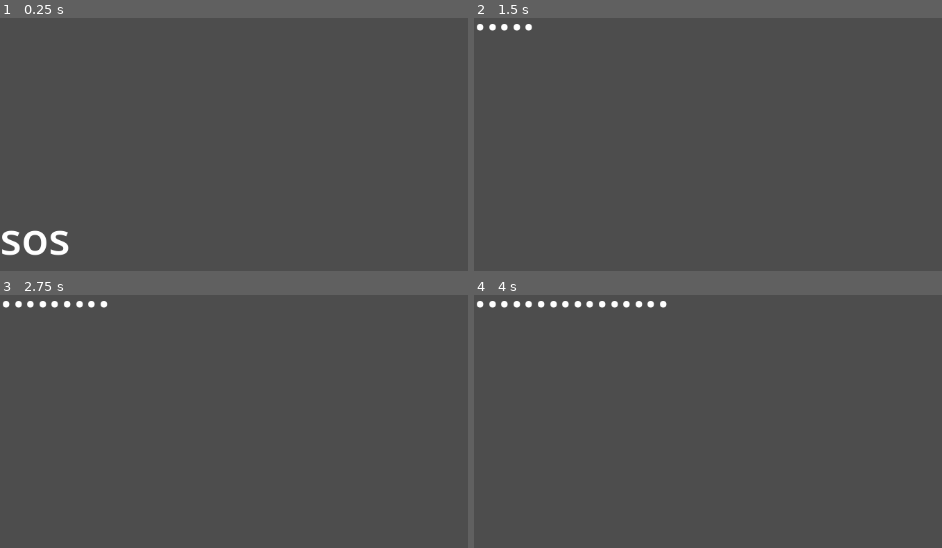
Above: before the commit, frames 1-4 (two rows, left to right).
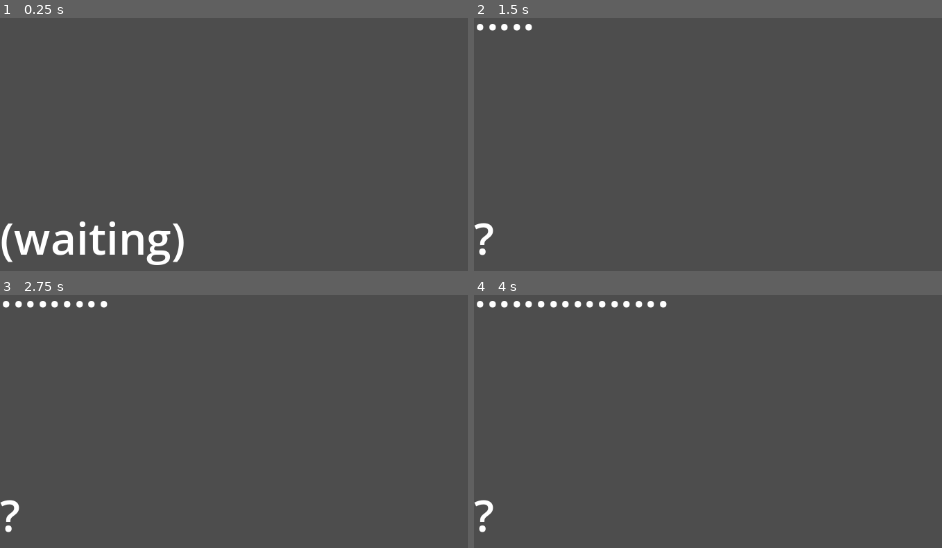
Above: after the commit, the same moments.

Repository: LucasFASouza/loophole
Game: Godot game, scene res://morse_receiver.tscn
Same seed, same stepped clock (60 frames per second), same inputs: the game is played once before the commit and once after it.
Inputs:
- Up to frame 1 (0.25 s): no input
- Up to frame 2 (1.5 s): tap Enter (ui_accept) at 0.5, 0.6, 0.77, 1.07, 1.35 s
- Up to frame 3 (2.75 s): tap Enter (ui_accept) at 1.52, 1.82, 2, 2.1 s
- Up to frame 4 (4 s): tap Enter (ui_accept) at 2.75, 2.85, 3.02, 3.32, 3.5, 3.6, 3.77 s

The runs differ from the first frame. In frame 1, 2.3% of the frame differs, in the area x 0-40%, y 80-98%; in frame 2, 0.2%; in frame 3, 0.2%; in frame 4, 0.2%.

Commit message:
Add global morse translation

Diff:
--- /dev/null
+++ b/data/morse.json
@@ -0,0 +1,28 @@
+{
+  ".-": "a",
+  "-...": "b",
+  "-.-.": "c",
+  "-..": "d",
+  ".": "e",
+  "..-.": "f",
+  "--.": "g",
+  "....": "h",
+  "..": "i",
+  ".---": "j",
+  "-.-": "k",
+  ".-..": "l",
+  "--": "m",
+  "-.": "n",
+  "---": "o",
+  ".--.": "p",
+  "--.-": "q",
+  ".-.": "r",
+  "...": "s",
+  "-": "t",
+  "..-": "u",
+  "...-": "v",
+  ".--": "w",
+  "-..-": "x",
+  "-.--": "y",
+  "--..": "z"
+}
--- /dev/null
+++ b/globals/morse_translator.gd
@@ -0,0 +1,57 @@
+extends Node
+
+var morse_to_ascii_dict: Dictionary = {}
+var ascii_to_morse_dict: Dictionary = {}
+
+func _ready() -> void:
+	_read_morse_dict()
+
+func _read_morse_dict() -> void:
+	"""
+	Populates both dictionaries from a JSON file.
+	"""
+	var file = FileAccess.open("res://data/morse.json", FileAccess.READ)
+	if file:
+		var json_text = file.get_as_text()
+		var result = JSON.parse_string(json_text)
+		if typeof(result) == TYPE_DICTIONARY:
+			morse_to_ascii_dict = result
+
+			ascii_to_morse_dict.clear()
+			for morse in morse_to_ascii_dict.keys():
+				var letter = morse_to_ascii_dict[morse].to_upper()
+				ascii_to_morse_dict[letter] = morse
+		file.close()
+
+func morse_to_ascii(morse_text: String) -> String:
+	"""
+	Converts a Morse code string to ascii.
+	example: ".../---/..." -> "SOS"
+	"""
+	var words = morse_text.strip_edges().split("/")
+	var result = []
+	for word in words:
+		var letters = word.split(" ")
+		var ascii_word = ""
+		for letter in letters:
+			if morse_to_ascii_dict.has(letter):
+				ascii_word += morse_to_ascii_dict[letter]
+			else:
+				ascii_word += "?"
+
+		result.append(ascii_word)
+
+	return "".join(result).strip_edges()
+
+func ascii_to_morse(ascii_text: String) -> String:
+	"""
+	Converts an ascii string to Morse code.
+	example: "SOS" -> "... / --- / ..."
+	"""
+	var result = []
+	for char in ascii_text.to_upper():
+		if ascii_to_morse_dict.has(char):
+			result.append(ascii_to_morse_dict[char])
+		else:
+			result.append("?")
+	return "/".join(result).strip_edges()
--- /dev/null
+++ b/globals/morse_translator.tscn
@@ -0,0 +1,6 @@
+[gd_scene load_steps=2 format=3 uid="uid://bn3d35b60otca"]
+
+[ext_resource type="Script" uid="uid://cl3y22ro2h32m" path="res://globals/morse_translator.gd" id="1_1lkbd"]
+
+[node name="MorseTranslator" type="Node"]
+script = ExtResource("1_1lkbd")
--- a/morse.json
+++ /dev/null
@@ -1,28 +0,0 @@
-[
-  { "meaning": "a", "input": ".-" },
-  { "meaning": "b", "input": "-..." },
-  { "meaning": "c", "input": "-.-." },
-  { "meaning": "d", "input": "-.." },
-  { "meaning": "e", "input": "." },
-  { "meaning": "f", "input": "..-." },
-  { "meaning": "g", "input": "--." },
-  { "meaning": "h", "input": "...." },
-  { "meaning": "i", "input": ".." },
-  { "meaning": "j", "input": ".---" },
-  { "meaning": "k", "input": "-.-" },
-  { "meaning": "l", "input": ".-.." },
-  { "meaning": "m", "input": "--" },
-  { "meaning": "n", "input": "-." },
-  { "meaning": "o", "input": "---" },
-  { "meaning": "p", "input": ".--." },
-  { "meaning": "q", "input": "--.-" },
-  { "meaning": "r", "input": ".-." },
-  { "meaning": "s", "input": "..." },
-  { "meaning": "t", "input": "-" },
-  { "meaning": "u", "input": "..-" },
-  { "meaning": "v", "input": "...-" },
-  { "meaning": "w", "input": ".--" },
-  { "meaning": "x", "input": "-..-" },
-  { "meaning": "y", "input": "-.--" },
-  { "meaning": "z", "input": "--.." }
-]
--- a/morse_receiver.gd
+++ b/morse_receiver.gd
@@ -2,22 +2,9 @@
 
 const TIME_DASH := 0.5
 
-# Morse code dictionary loaded from JSON
-var morse_dict: Array = []
-
 @onready var writting: Label = %Writting
 @onready var meaning: Label = %Meaning
 @onready var dash_timer: Timer = $DashTimer
-
-func _ready() -> void:
-	dash_timer.timeout.connect(_on_dash_timeout)
-	var file = FileAccess.open("res://morse.json", FileAccess.READ)
-	if file:
-		var json_text = file.get_as_text()
-		var result = JSON.parse_string(json_text)
-		if typeof(result) == TYPE_ARRAY:
-			morse_dict = result
-		file.close()
 
 func _process(_delta: float) -> void:
 	if Input.is_action_just_pressed("ui_accept"):
@@ -26,15 +13,13 @@
 
 	if Input.is_action_just_released("ui_accept"):
 		dash_timer.stop()
-		var found = false
-		for entry in morse_dict:
-			if entry.has("input") and entry["input"] == writting.text:
-				meaning.text = entry["meaning"]
-				found = true
-				break
-		if not found:
-			meaning.text = ""
+		_verify_morse_code()
 
 func _on_dash_timeout() -> void:
 	if writting.text.length() > 0:
 		writting.text = writting.text.substr(0, writting.text.length() - 1) + "-"
+		_verify_morse_code()
+
+func _verify_morse_code() -> void:
+	if writting.text.length() > 0:
+		meaning.text = MorseTranslator.morse_to_ascii(writting.text)
--- a/morse_receiver.tscn
+++ b/morse_receiver.tscn
@@ -28,8 +28,10 @@
 layout_mode = 2
 size_flags_vertical = 6
 theme_override_font_sizes/font_size = 64
-text = "sos"
+text = "(waiting)"
 
 [node name="Buttons" type="HBoxContainer" parent="VBoxContainer"]
 layout_mode = 2
 theme_override_constants/separation = 170
+
+[connection signal="timeout" from="DashTimer" to="." method="_on_dash_timeout"]
--- a/project.godot
+++ b/project.godot
@@ -15,6 +15,10 @@
 config/features=PackedStringArray("4.4", "GL Compatibility")
 config/icon="res://icon.svg"
 
+[autoload]
+
+MorseTranslator="*res://globals/morse_translator.gd"
+
 [rendering]
 
 renderer/rendering_method="gl_compatibility"
Not shown, added: globals/morse_translator.gd.uid
